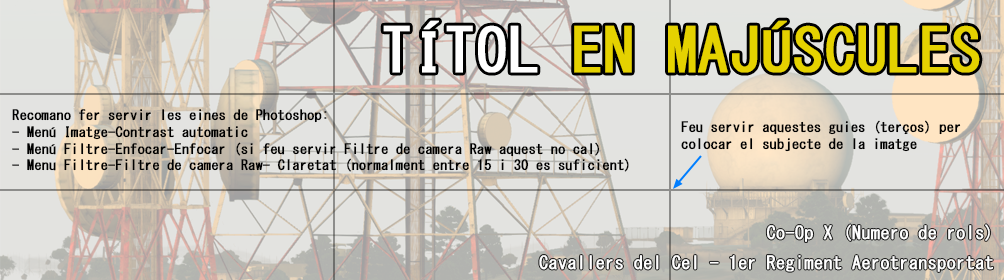
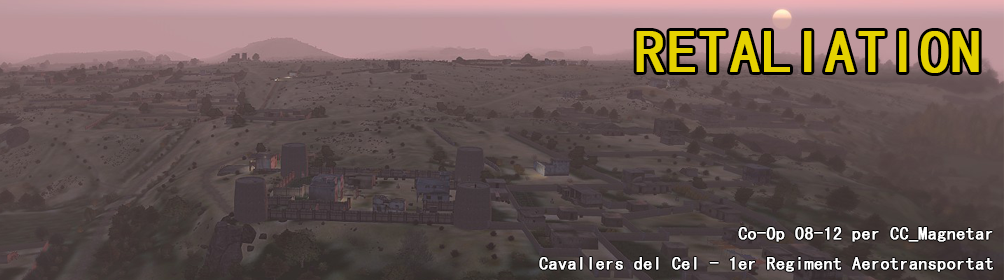
The second 1004 × 280 image is a revision of the first. Changes to its layers:
renamed "Co-Op X (Numero de rols) Cavallers del Cel - 1er Regiment Aerot" to "Co-Op 08-12 per CC_Magnetar Cavallers del Cel - 1er Regiment Ae", painted on it over (539, 224, 994, 272)
renamed "TÍTOL EN MAJÚSCULES" to "RETALIATION", painted on it over (383, 20, 980, 73)
added layer "Layer 1" above "IMATGE DE FONS" over (0, 0, 1004, 280)
